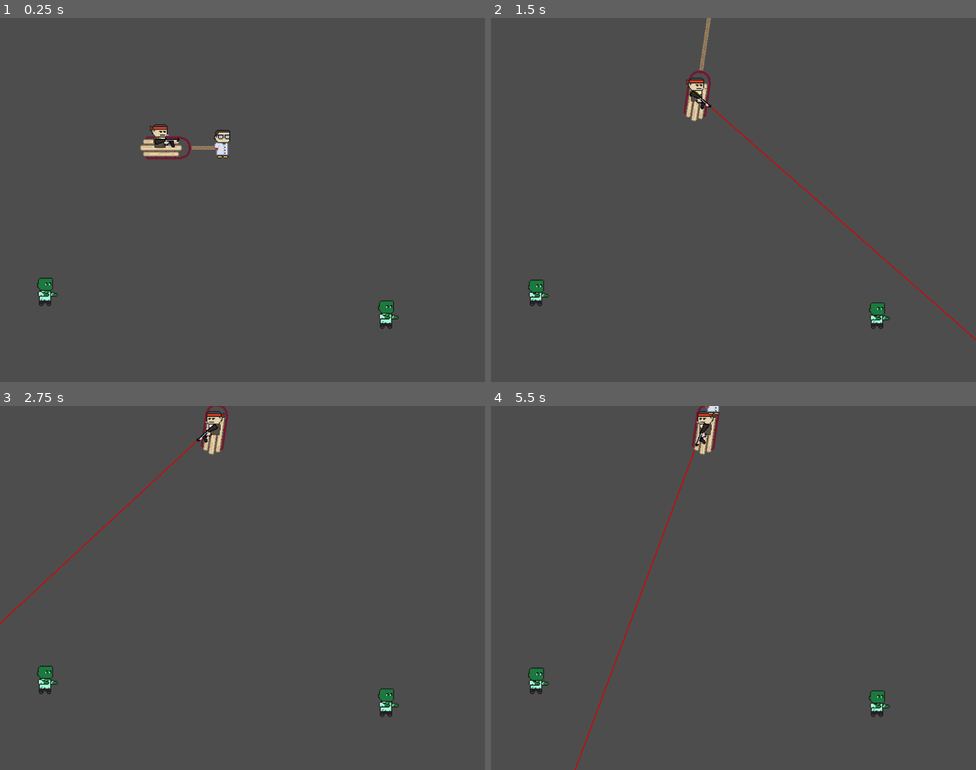
Above: before the commit, frames 1-4 (two rows, left to right).
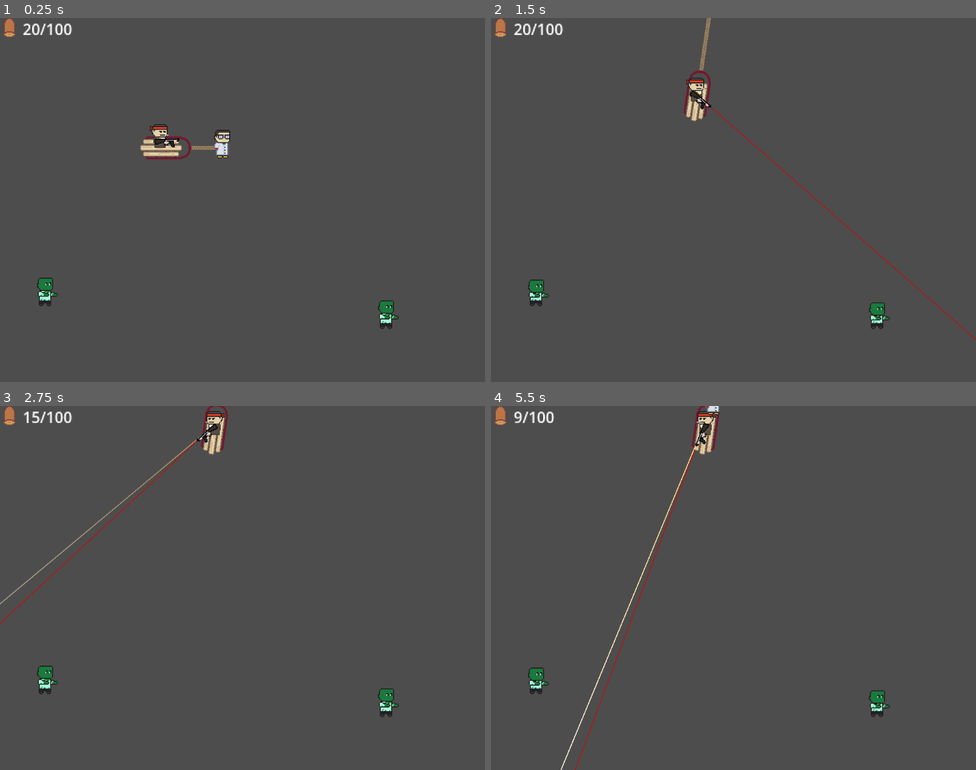
Above: after the commit, the same moments.

Repository: delano-vevo/antigenic-shift
Game: Godot game, scene res://Main.tscn
Two runs of this game, one before a commit and one after it. Both use one fixed random seed, a clock stepped at 60 frames per second and the inputs below.
Inputs (mouse positions are in pixels of both pictures, inside the frame that each line leads up to):
- Up to frame 1 (0.25 s): no input
- Up to frame 2 (1.5 s): tap Enter at 0.5 s; move the mouse to (709, 272) at 0.52 s; press the mouse at (709, 272) at 0.53 s; hold W (move_up) from 0.53 s (still down); move the mouse to (879, 254) at 1.27 s; release the mouse at (879, 254) at 1.28 s; tap Space (shift_player) at 1.35 s
- Up to frame 3 (2.75 s): click (388, 642) at 1.55 s; move the mouse to (97, 533) at 2.02 s; release W (move_up) at 2.03 s; press the mouse at (97, 533) at 2.03 s; hold A (move_left) from 2.03 s (still down)
- Up to frame 4 (5.5 s): move the mouse to (757, 588) at 2.77 s; release the mouse at (757, 588) at 2.78 s; click (757, 588) at 2.85 s; move the mouse to (660, 497) at 3.52 s; release A (move_left) at 3.53 s; press the mouse at (660, 497) at 3.53 s; hold S (move_down) 3.53-4.28 s; tap Space (shift_player) at 3.6, 4.25 s; tap R (reload) at 4.15 s; move the mouse to (840, 569) at 4.27 s; release the mouse at (840, 569) at 4.28 s; hold D (move_right) 4.28-5.03 s; click (840, 569) at 4.35 s; tap Enter at 5 s; move the mouse to (636, 606) at 5.02 s; press the mouse at (636, 606) at 5.03 s; hold W (move_up) from 5.03 s (still down)

The runs differ from the first frame. In frame 1, 0.3% of the frame differs, in the area x 0-15%, y 0-6%; in frame 2, 0.5%; in frame 3, 0.6%; in frame 4, 0.7%, in the area x 0-43%, y 0-100%.

Commit message:
Implemented simple Gunshot class to handle VFX & logic for combat; made enemies die from getting shot; added ammo w/ a simple GUI counter

Diff:
--- a/Entities/Classes/entity.gd
+++ b/Entities/Classes/entity.gd
@@ -6,6 +6,10 @@
 @export var animation_tree: AnimationTree
 @export var state_machine: StateMachine
 
+## Gameplay variables
+@export var max_hp: float = 1.0
+@onready var hp: float = max_hp
+
 ## Initialize
 func _ready() -> void:
 	pass
--- a/Entities/Enemies/BasicZombie/ZombieBasic.tscn
+++ b/Entities/Enemies/BasicZombie/ZombieBasic.tscn
@@ -176,6 +176,7 @@
 animation_player = NodePath("AnimationPlayer")
 animation_tree = NodePath("AnimationTree")
 state_machine = NodePath("ZombieStateMachine")
+max_hp = 3.0
 metadata/_custom_type_script = "uid://dste134fil6fd"
 
 [node name="Sprite2D" type="Sprite2D" parent="." unique_id=2025249128]
--- a/Entities/Enemies/enemy.gd
+++ b/Entities/Enemies/enemy.gd
@@ -9,3 +9,11 @@
 @export var move_speed: float = 1.0
 @export var detect_range: float = 1.0 ## The range at which a zombie will detect a player # TODO: make this line of sight
 @export var lose_range: float = 1.0 ## The range at which a zombie will lose interest and quit chasing a player
+
+## Called from gunshot.gd when this is struck by a bullet; all enemies should have
+## at least this basic functionality for reacting to gunshots
+func get_shot(gunshot: Gunshot) -> void:
+	# The simplest possible "take-damage-then-die" effect
+	hp -= gunshot.damage_amt
+	if (hp <= 0):
+		queue_free()
--- a/Entities/Player/Gunner/Gunner.tscn
+++ b/Entities/Player/Gunner/Gunner.tscn
@@ -1,28 +1,125 @@
 [gd_scene format=3 uid="uid://sellsa1gwmv2"]
 
 [ext_resource type="Script" uid="uid://b2y2q2mtkekw7" path="res://Entities/Player/Gunner/gunner.gd" id="1_wshob"]
+[ext_resource type="PackedScene" uid="uid://6oxi43kdkwqm" path="res://Entities/Player/Gunner/Gunshot.tscn" id="2_32mri"]
 [ext_resource type="Texture2D" uid="uid://cby83rfs7hy2q" path="res://Entities/Player/Assets/pixel_gunner.png" id="2_dmn7r"]
 [ext_resource type="Texture2D" uid="uid://dgo1fjceysf32" path="res://Entities/Player/Assets/rifle.png" id="3_wshob"]
 [ext_resource type="Script" uid="uid://6ro0y8s63tse" path="res://Entities/Player/Gunner/StateMachine/gunner_state_machine.gd" id="4_vxb2f"]
 [ext_resource type="Script" uid="uid://dhpylwkg7rqul" path="res://Entities/Player/Gunner/StateMachine/gunner_state_idle.gd" id="5_b7urb"]
 [ext_resource type="Script" uid="uid://dr8oafyl8avtr" path="res://Entities/Player/Gunner/StateMachine/gunner_state_active.gd" id="6_lbs2c"]
 [ext_resource type="Script" uid="uid://bxp4kftwcottv" path="res://Entities/Player/Gunner/StateMachine/gunner_state_reload.gd" id="7_7yvui"]
+[ext_resource type="Texture2D" uid="uid://c0giomtwckmkf" path="res://GUI/Assets/reload_progress_empty.png" id="9_briys"]
+[ext_resource type="Texture2D" uid="uid://b6y0g786dout2" path="res://GUI/Assets/reload_progress_full.png" id="10_4wdjm"]
 
 [sub_resource type="CapsuleShape2D" id="CapsuleShape2D_briys"]
 radius = 7.0
 height = 24.0
 
-[node name="Gunner" type="CharacterBody2D" unique_id=1909941820 node_paths=PackedStringArray("gun_sprite", "body_sprite", "shoot_ray", "laser_line", "ray_end", "shoot_cooldown_timer", "state_machine")]
+[sub_resource type="Animation" id="Animation_mu8tp"]
+length = 0.001
+tracks/0/type = "value"
+tracks/0/imported = false
+tracks/0/enabled = true
+tracks/0/path = NodePath("RifleSprite:frame")
+tracks/0/interp = 1
+tracks/0/loop_wrap = true
+tracks/0/keys = {
+"times": PackedFloat32Array(0),
+"transitions": PackedFloat32Array(1),
+"update": 1,
+"values": [0]
+}
+tracks/1/type = "value"
+tracks/1/imported = false
+tracks/1/enabled = true
+tracks/1/path = NodePath("RifleSprite:rotation")
+tracks/1/interp = 1
+tracks/1/loop_wrap = true
+tracks/1/keys = {
+"times": PackedFloat32Array(0),
+"transitions": PackedFloat32Array(1),
+"update": 0,
+"values": [0.0]
+}
+
+[sub_resource type="Animation" id="Animation_fuu58"]
+resource_name = "reload_end"
+length = 0.19999999999999998
+tracks/0/type = "value"
+tracks/0/imported = false
+tracks/0/enabled = true
+tracks/0/path = NodePath("RifleSprite:frame")
+tracks/0/interp = 1
+tracks/0/loop_wrap = true
+tracks/0/keys = {
+"times": PackedFloat32Array(0, 0.20000002),
+"transitions": PackedFloat32Array(1, 1),
+"update": 1,
+"values": [1, 0]
+}
+tracks/1/type = "value"
+tracks/1/imported = false
+tracks/1/enabled = true
+tracks/1/path = NodePath("RifleSprite:rotation")
+tracks/1/interp = 1
+tracks/1/loop_wrap = true
+tracks/1/keys = {
+"times": PackedFloat32Array(0.033333335, 0.20000002),
+"transitions": PackedFloat32Array(1, 1),
+"update": 0,
+"values": [-0.34906584, 0.0]
+}
+
+[sub_resource type="Animation" id="Animation_4wdjm"]
+resource_name = "reload_start"
+length = 0.19999999999999998
+tracks/0/type = "value"
+tracks/0/imported = false
+tracks/0/enabled = true
+tracks/0/path = NodePath("RifleSprite:frame")
+tracks/0/interp = 1
+tracks/0/loop_wrap = true
+tracks/0/keys = {
+"times": PackedFloat32Array(0, 0.20000002),
+"transitions": PackedFloat32Array(1, 1),
+"update": 1,
+"values": [0, 1]
+}
+tracks/1/type = "value"
+tracks/1/imported = false
+tracks/1/enabled = true
+tracks/1/path = NodePath("RifleSprite:rotation")
+tracks/1/interp = 1
+tracks/1/loop_wrap = true
+tracks/1/keys = {
+"times": PackedFloat32Array(0, 0.20000002),
+"transitions": PackedFloat32Array(1, 1),
+"update": 0,
+"values": [0.0, -0.34906584]
+}
+
+[sub_resource type="AnimationLibrary" id="AnimationLibrary_mu8tp"]
+_data = {
+&"RESET": SubResource("Animation_mu8tp"),
+&"reload_end": SubResource("Animation_fuu58"),
+&"reload_start": SubResource("Animation_4wdjm")
+}
+
+[node name="Gunner" type="CharacterBody2D" unique_id=1909941820 node_paths=PackedStringArray("gun_sprite", "body_sprite", "shoot_ray", "laser_line", "ray_end", "shoot_cooldown_timer", "reload_timer", "animation_player", "state_machine")]
 collision_mask = 3
 script = ExtResource("1_wshob")
+gunshot = ExtResource("2_32mri")
 gun_sprite = NodePath("RifleSprite")
 body_sprite = NodePath("BodySprite")
 shoot_ray = NodePath("RifleSprite/ShootRay")
 laser_line = NodePath("LaserSight")
 ray_end = NodePath("RifleSprite/RayEnd")
 shoot_cooldown_timer = NodePath("ShootCooldown")
+reload_timer = NodePath("ReloadTimer")
 shot_spread = 6.0
+animation_player = NodePath("AnimationPlayer")
 state_machine = NodePath("GunnerStateMachine")
+max_hp = 10.0
 metadata/_custom_type_script = "uid://y2p1ia4w8xis"
 
 [node name="BodySprite" type="Sprite2D" parent="." unique_id=2094699562]
@@ -34,6 +131,7 @@
 position = Vector2(-1.5, -8.5)
 texture = ExtResource("3_wshob")
 offset = Vector2(9, 3)
+vframes = 2
 
 [node name="RayEnd" type="Node2D" parent="RifleSprite" unique_id=1781437611]
 position = Vector2(518.5, 0.5)
@@ -49,7 +147,7 @@
 position = Vector2(-1.5, -8.5)
 points = PackedVector2Array(0, 0, 500, 0)
 width = 1.0
-default_color = Color(0.86343604, 5.318448e-06, 7.70092e-07, 1)
+default_color = Color(0.8627451, 0, 0, 0.654902)
 
 [node name="GunnerStateMachine" type="Node" parent="." unique_id=2097158008 node_paths=PackedStringArray("idle_state", "active_state", "current_state", "parent")]
 script = ExtResource("4_vxb2f")
@@ -61,11 +159,14 @@
 [node name="Idle" type="Node" parent="GunnerStateMachine" unique_id=1317948993]
 script = ExtResource("5_b7urb")
 
-[node name="Active" type="Node" parent="GunnerStateMachine" unique_id=240525982]
+[node name="Active" type="Node" parent="GunnerStateMachine" unique_id=240525982 node_paths=PackedStringArray("reload_state")]
 script = ExtResource("6_lbs2c")
+reload_state = NodePath("../Reload")
 
-[node name="Reload" type="Node" parent="GunnerStateMachine" unique_id=14891436]
+[node name="Reload" type="Node" parent="GunnerStateMachine" unique_id=14891436 node_paths=PackedStringArray("active_state", "reload_graphic")]
 script = ExtResource("7_7yvui")
+active_state = NodePath("../Active")
+reload_graphic = NodePath("../../ReloadProgress")
 
 [node name="BodyCollider" type="CollisionShape2D" parent="." unique_id=1705142879]
 position = Vector2(0, -12)
@@ -73,3 +174,19 @@
 
 [node name="ShootCooldown" type="Timer" parent="." unique_id=392425825]
 one_shot = true
+
+[node name="ReloadTimer" type="Timer" parent="." unique_id=2101362208]
+one_shot = true
+
+[node name="ReloadProgress" type="TextureProgressBar" parent="." unique_id=314077356]
+visible = false
+offset_left = 12.0
+offset_top = -32.0
+offset_right = 32.0
+offset_bottom = -12.0
+fill_mode = 4
+texture_under = ExtResource("9_briys")
+texture_progress = ExtResource("10_4wdjm")
+
+[node name="AnimationPlayer" type="AnimationPlayer" parent="." unique_id=524238481]
+libraries/ = SubResource("AnimationLibrary_mu8tp")
--- /dev/null
+++ b/Entities/Player/Gunner/Gunshot.tscn
@@ -0,0 +1,70 @@
+[gd_scene format=3 uid="uid://6oxi43kdkwqm"]
+
+[ext_resource type="Script" uid="uid://bv54174l808n4" path="res://Entities/Player/Gunner/gunshot.gd" id="1_t47fl"]
+
+[sub_resource type="Gradient" id="Gradient_t47fl"]
+colors = PackedColorArray(1, 0.8415347, 0.4497832, 1, 1, 1, 1, 1)
+
+[sub_resource type="Animation" id="Animation_7wk0y"]
+length = 0.001
+tracks/0/type = "value"
+tracks/0/imported = false
+tracks/0/enabled = true
+tracks/0/path = NodePath("ShotFXLine:modulate")
+tracks/0/interp = 1
+tracks/0/loop_wrap = true
+tracks/0/keys = {
+"times": PackedFloat32Array(0),
+"transitions": PackedFloat32Array(1),
+"update": 0,
+"values": [Color(1, 1, 1, 1)]
+}
+
+[sub_resource type="Animation" id="Animation_t47fl"]
+resource_name = "fade_out"
+length = 0.19999999999999998
+tracks/0/type = "value"
+tracks/0/imported = false
+tracks/0/enabled = true
+tracks/0/path = NodePath("ShotFXLine:modulate")
+tracks/0/interp = 1
+tracks/0/loop_wrap = true
+tracks/0/keys = {
+"times": PackedFloat32Array(0, 0.06666667),
+"transitions": PackedFloat32Array(1, 1),
+"update": 0,
+"values": [Color(1, 1, 1, 1), Color(1, 1, 1, 0)]
+}
+tracks/1/type = "method"
+tracks/1/imported = false
+tracks/1/enabled = true
+tracks/1/path = NodePath(".")
+tracks/1/interp = 1
+tracks/1/loop_wrap = true
+tracks/1/keys = {
+"times": PackedFloat32Array(0.2),
+"transitions": PackedFloat32Array(1),
+"values": [{
+"args": [],
+"method": &"queue_free"
+}]
+}
+
+[sub_resource type="AnimationLibrary" id="AnimationLibrary_7wk0y"]
+_data = {
+&"RESET": SubResource("Animation_7wk0y"),
+&"fade_out": SubResource("Animation_t47fl")
+}
+
+[node name="Gunshot" type="Node2D" unique_id=135096713 node_paths=PackedStringArray("shot_fx_line", "animation_player")]
+z_index = -1
+script = ExtResource("1_t47fl")
+shot_fx_line = NodePath("ShotFXLine")
+animation_player = NodePath("AnimationPlayer")
+
+[node name="ShotFXLine" type="Line2D" parent="." unique_id=1752319030]
+width = 1.0
+gradient = SubResource("Gradient_t47fl")
+
+[node name="AnimationPlayer" type="AnimationPlayer" parent="." unique_id=984397979]
+libraries/ = SubResource("AnimationLibrary_7wk0y")
--- a/Entities/Player/Gunner/StateMachine/gunner_state_active.gd
+++ b/Entities/Player/Gunner/StateMachine/gunner_state_active.gd
@@ -1,4 +1,7 @@
 extends State
+
+## State links
+@export var reload_state: State
 
 func state_entered(parent: Entity) -> void:
 	parent.laser_line.visible = true
@@ -15,7 +18,7 @@
 	parent.gun_sprite.scale.y = parent.body_sprite.scale.x
 	# Do the graphics for LaserSight using the ShootRay
 	parent.laser_line.clear_points()
-	parent.laser_line.add_point(parent.gun_sprite.global_position - parent.gun_sprite.global_position)
+	parent.laser_line.add_point(Vector2.ZERO)#parent.gun_sprite.global_position - parent.gun_sprite.global_position)
 	var shoot_col = parent.shoot_ray.get_collider()
 	if (shoot_col == null):
 		parent.laser_line.add_point(parent.ray_end.global_position - parent.gun_sprite.global_position)
@@ -25,5 +28,8 @@
 	# Check for shooting input and process
 	if (Input.is_action_pressed("shoot")):
 		parent.try_shoot_gun()
+	# Check for reload input and process
+	if (Input.is_action_just_pressed("reload")):
+		return reload_state
 	# No exit conditions encountered - proceed w/ this state
 	return null
--- a/Entities/Player/Gunner/StateMachine/gunner_state_reload.gd
+++ b/Entities/Player/Gunner/StateMachine/gunner_state_reload.gd
@@ -1 +1,55 @@
 extends State
+
+## Constants
+const RELOAD_END_TRIGGER: float = 0.5 ## The time, in seconds, from the end of the reload timer to trigger the reload_end animation
+
+## State links
+@export var active_state: State
+
+## Editor nodes
+@export var reload_graphic: TextureProgressBar
+
+## Internal variables
+@onready var r_end: bool = false ## Used to prevent multiple triggers of reload_end animation
+
+func state_entered(parent: Entity) -> void:
+	r_end = false
+	parent.laser_line.visible = false
+	parent.animation_player.play("reload_start")
+	# Show the reload time graphic
+	reload_graphic.value = 0
+	reload_graphic.visible = true
+	# Start the reload timer
+	parent.reload_timer.start(parent.reload_time)
+
+func state_exited(parent: Entity) -> void:
+	# Hide the reload time graphic
+	reload_graphic.visible = false
+
+func process(delta: float, parent: Entity) -> State:
+	# Apply reload progress from the timer to the indicator graphic
+	reload_graphic.value = ((parent.reload_time - parent.reload_timer.time_left) / parent.reload_time) * 100 # Convert to percentage
+	# Poll the parent's reload timer to see if it's done
+	if (parent.reload_timer.is_stopped()):
+		# Reload complete - apply to the parent
+		# Handled here rather than state-exited to prevent abusing the shift mechanic
+		# TODO: is this full-clip-reload thing the move? It seems like it might be a cool way to
+		# add tension, but people might hate it :( playtest with this some more in the future
+		if (parent.bullets >= parent.clip_size):
+			parent.bullets -= parent.clip_size
+			parent.clip_current = parent.clip_size
+		else:
+			# Load all remaining bullets
+			parent.clip_current = parent.bullets
+			parent.bullets = 0
+		# Update the GUI in the main scene
+		get_tree().get_current_scene().update_ammo_counter()
+		# Return to active state
+		return active_state
+	else:
+		# Check remaining timer duration to trigger reload_end animation
+		if (parent.reload_timer.time_left <= RELOAD_END_TRIGGER and !r_end):
+			parent.animation_player.play("reload_end")
+			r_end = true
+		# Continue reloading
+		return null
--- a/Entities/Player/Gunner/gunner.gd
+++ b/Entities/Player/Gunner/gunner.gd
@@ -1,4 +1,7 @@
 extends Entity
+
+## Linked scenes
+@export var gunshot: PackedScene
 
 ## Editor nodes
 @export var gun_sprite: Sprite2D
@@ -7,10 +10,15 @@
 @export var laser_line: Line2D
 @export var ray_end: Node2D
 @export var shoot_cooldown_timer: Timer
+@export var reload_timer: Timer
 
 ## Gameplay variables
 @export var shot_spread: float = 10.0 ## The angle, in degrees, of possible shot spread when firing
-@export var shoot_cooldown: float = 0.5 ## The minimum time in seconds between consecutive gunshots
+@export var shoot_cooldown: float = 0.2 ## The minimum time in seconds between consecutive gunshots
+@export var clip_size: int = 20 ## The amount of bullets in a full clip
+@onready var clip_current: int = clip_size ## The amount of bullets currently loaded into the clip
+@export var bullets: int = 100.0 ## The total amount of bullets currently in posession
+@export var reload_time: float = 2.0 ## The time, in seconds, a reload takes
 
 ## Initialize
 func _ready() -> void:
@@ -19,22 +27,17 @@
 ## Called to fire a shot from the gun using RayCast2D
 ## Return indicates success or failure of attempted gunshot
 func try_shoot_gun() -> bool:
-	# Check if the cooldown is active
-	if (shoot_cooldown_timer.is_stopped()):
-		print("Shooting gun!")
-		# Generate a new raycast for checking the shot
-		var this_shot_ray = shoot_ray.duplicate()
-		gun_sprite.add_child(this_shot_ray)
-		this_shot_ray.enabled = true
-		this_shot_ray.rotation_degrees += randf_range(-(shot_spread/2), shot_spread/2)
-		this_shot_ray.force_raycast_update()
-		# Do a gunshot at the endpoint of the ray
-		var hit = this_shot_ray.get_collider()
-		if (hit != null):
-			print(hit) # TODO: add actual hit effects here
-		# Remove the duplicate ray
-		this_shot_ray.queue_free()
-		# Set the cooldown timer
+	# Check if the cooldown is active & the gun is loaded
+	if (shoot_cooldown_timer.is_stopped() and clip_current > 0):
+		# Generate a new gunshot for checking the shot
+		var this_shot = gunshot.instantiate()
+		gun_sprite.add_child(this_shot)
+		this_shot.shoot(shoot_ray.duplicate(), shot_spread)
+		# Reset the gun's cooldown
 		shoot_cooldown_timer.start(shoot_cooldown)
+		# Expend a bullet
+		clip_current -= 1
+		# Update the GUI in the main scene
+		get_tree().get_current_scene().update_ammo_counter()
 	# If no success case has been encountered, indicate failure
 	return false
--- /dev/null
+++ b/Entities/Player/Gunner/gunshot.gd
@@ -0,0 +1,50 @@
+class_name Gunshot
+extends Node2D
+## Encapsulates all of the logic (raycast, hit signals, particles, etc.) for a gunshot
+
+## Editor nodes
+@export var shot_fx_line: Line2D ## A Line used to render a simple line effect to show gunshots
+@export var animation_player: AnimationPlayer ## Used to animate the fading effect on the VFX
+
+## Gameplay variables
+@onready var damage_amt: float = 1.0 ## The amount of damage this gunshot will do to whatever it hits
+
+## Called to process the gunshot; return indicates whether the bullet hit
+## Takes a RayCast2D corresponding to the trajectory of the bullet as an argument
+## Takes a floating point value for shot_spread to generate a random offset in angle
+## for the bullet to simulate the bullet spread of rapid-fire shooting; defaults to none
+func shoot(shoot_ray: RayCast2D, shot_spread: float = 0.0) -> bool:
+	add_child(shoot_ray)
+	shoot_ray.enabled = true
+	if (shot_spread != 0):
+		shoot_ray.rotation_degrees += randf_range(-(shot_spread/2), shot_spread/2)
+	# Update the raycast to check for a hit
+	shoot_ray.force_raycast_update()
+	var hit = shoot_ray.get_collider()
+	# Use the node's Line to provide basic VFX
+	shot_fx_line.clear_points()
+	#print("shoot ray rotation " + str(shoot_ray.rotation_degrees))
+	#print("Gunshot rotation : " + str(rotation_degrees))
+	shot_fx_line.rotation = shoot_ray.rotation
+	#print("Rotation degrees: " + str(shot_fx_line.rotation_degrees))
+	shot_fx_line.add_point(Vector2.ZERO)
+	# Add the second line point either at the raycast end (on a miss) or the hit point (on a hit)
+	if (hit == null):
+		shot_fx_line.add_point(shoot_ray.target_position)
+	else:
+		# Set the second point as a simple Vector2(x, 0) where x = distance from node's position
+		# to the point of impact; the inherited rotation on this node will apply the Y naturally
+		shot_fx_line.add_point(Vector2(self.global_position.distance_to(shoot_ray.get_collision_point()), 0))
+	# Play the fadeout animation (also responsible for calling queue_free() on animation end)
+	animation_player.play("fade_out")
+	# If an object was hit, apply hit logic
+	if (hit != null):
+		# Apply effects to the hit node
+		# The hit object MUST have implemented the method get_shot() in order for this to have an effect
+		if (hit.has_method("get_shot")):
+			hit.get_shot(self)
+		# TODO: maybe add an 'else' here with some kind of default particles/behavior?
+		# Delete this node and indicate success
+		return true
+	# No hits detected - delete this node and return false
+	return false
--- a/Entities/Player/Scientist/Scientist.tscn
+++ b/Entities/Player/Scientist/Scientist.tscn
@@ -291,6 +291,7 @@
 animation_player = NodePath("AnimationPlayer")
 animation_tree = NodePath("AnimationTree")
 state_machine = NodePath("ScientistStateMachine")
+max_hp = 10.0
 metadata/_custom_type_script = "uid://y2p1ia4w8xis"
 
 [node name="BodySprite" type="Sprite2D" parent="." unique_id=713036713]
--- /dev/null
+++ b/GUI/AmmoCounter.tscn
@@ -0,0 +1,23 @@
+[gd_scene format=3 uid="uid://b80qklw4og6fp"]
+
+[ext_resource type="Script" uid="uid://bkai34acna5i2" path="res://GUI/ammo_counter.gd" id="1_bg3e0"]
+[ext_resource type="Texture2D" uid="uid://dlq7m5phxeubm" path="res://GUI/Assets/bullet.png" id="2_nlnqh"]
+
+[node name="AmmoCounter" type="Control" unique_id=269784810 node_paths=PackedStringArray("amt_label")]
+layout_mode = 3
+anchors_preset = 0
+script = ExtResource("1_bg3e0")
+amt_label = NodePath("HBoxContainer/AmmoCountLabel")
+
+[node name="HBoxContainer" type="HBoxContainer" parent="." unique_id=1645804580]
+layout_mode = 0
+offset_right = 80.0
+offset_bottom = 23.0
+
+[node name="AmmoIcon" type="TextureRect" parent="HBoxContainer" unique_id=887335505]
+layout_mode = 2
+texture = ExtResource("2_nlnqh")
+stretch_mode = 2
+
+[node name="AmmoCountLabel" type="Label" parent="HBoxContainer" unique_id=121558994]
+layout_mode = 2
--- /dev/null
+++ b/GUI/GUI.tscn
@@ -0,0 +1,17 @@
+[gd_scene format=3 uid="uid://cepa6r8alwr13"]
+
+[ext_resource type="Script" uid="uid://ccunuihm8nopg" path="res://GUI/gui.gd" id="1_17ifr"]
+[ext_resource type="PackedScene" uid="uid://b80qklw4og6fp" path="res://GUI/AmmoCounter.tscn" id="2_1x7qj"]
+
+[node name="GUI" type="Control" unique_id=1919894194 node_paths=PackedStringArray("ammo_counter")]
+layout_mode = 3
+anchors_preset = 15
+anchor_right = 1.0
+anchor_bottom = 1.0
+grow_horizontal = 2
+grow_vertical = 2
+script = ExtResource("1_17ifr")
+ammo_counter = NodePath("AmmoCounter")
+
+[node name="AmmoCounter" parent="." unique_id=269784810 instance=ExtResource("2_1x7qj")]
+layout_mode = 0
--- /dev/null
+++ b/GUI/ammo_counter.gd
@@ -0,0 +1,21 @@
+extends Control
+## Implements an ammo counter GUI element
+## For now, just uses a very simple Label node to display for prototyping purposes
+
+## Editor nodes
+@export var amt_label: Label
+
+## Gameplay variables
+## Track the ammo amounts internally when updated via mutator methods below
+@onready var ammo_clip: int = 0
+@onready var ammo_total: int = 0
+
+## Set the amount of ammo in the current clip in the GUI element
+func set_ammo_clip(amount: int) -> void:
+	ammo_clip = amount
+	amt_label.set_text(str(ammo_clip) + "/" + str(ammo_total))
+
+## Set the amount of TOTAL ammo owned by the player in the GUI element
+func set_ammo_total(amount: int) -> void:
+	ammo_total = amount
+	amt_label.set_text(str(ammo_clip) + "/" + str(ammo_total))
--- /dev/null
+++ b/GUI/gui.gd
@@ -0,0 +1,5 @@
+extends Control
+## Top-level parent for the Control nodes in the game's GUILayer
+
+## Editor nodes
+@export var ammo_counter: Control
--- a/Main.tscn
+++ b/Main.tscn
@@ -6,10 +6,12 @@
 [ext_resource type="PackedScene" uid="uid://yv6c1tgprboc" path="res://Entities/Player/Sled.tscn" id="4_fos0i"]
 [ext_resource type="PackedScene" uid="uid://sellsa1gwmv2" path="res://Entities/Player/Gunner/Gunner.tscn" id="5_fos0i"]
 [ext_resource type="PackedScene" uid="uid://cqhesercpyg1q" path="res://Entities/Enemies/BasicZombie/ZombieBasic.tscn" id="6_3dxm6"]
+[ext_resource type="PackedScene" uid="uid://cepa6r8alwr13" path="res://GUI/GUI.tscn" id="7_lgr22"]
 
-[node name="Main" type="Node2D" unique_id=835620412 node_paths=PackedStringArray("player_controller")]
+[node name="Main" type="Node2D" unique_id=835620412 node_paths=PackedStringArray("player_controller", "gui")]
 script = ExtResource("1_glv2v")
 player_controller = NodePath("PlayerController")
+gui = NodePath("GUILayer/GUI")
 
 [node name="PlayerController" parent="." unique_id=279444740 node_paths=PackedStringArray("scientist", "gunner", "sled") instance=ExtResource("2_uu6xs")]
 scientist = NodePath("../Scientist")
@@ -37,3 +39,9 @@
 
 [node name="Zombie2" parent="." unique_id=375825464 instance=ExtResource("6_3dxm6")]
 position = Vector2(408, 312)
+
+[node name="GUILayer" type="CanvasLayer" parent="." unique_id=359143252]
+scale = Vector2(2, 2)
+transform = Transform2D(2, 0, 0, 2, 0, 0)
+
+[node name="GUI" parent="GUILayer" unique_id=1919894194 instance=ExtResource("7_lgr22")]
--- a/main.gd
+++ b/main.gd
@@ -3,6 +3,11 @@
 
 ## Editor nodes
 @export var player_controller: Node2D
+@export var gui: Control
+
+## Initialize the game
+func _ready() -> void:
+	update_ammo_counter()
 
 ## Determines the nearest player entity (between gunner & scientist) to a specific
 ## GLOBAL position within world space and returns it (or null if an error is encountered)
@@ -13,3 +18,8 @@
 		return player_controller.scientist
 	else:
 		return player_controller.gunner
+
+## Sends updated ammo data from the player to the GUI layer
+func update_ammo_counter() -> void:
+	gui.ammo_counter.set_ammo_clip(player_controller.gunner.clip_current)
+	gui.ammo_counter.set_ammo_total(player_controller.gunner.bullets)
Binary file added: Aseprite/GUI/reload_progress.aseprite
Binary file added: Aseprite/bullet.aseprite
Binary file changed: Aseprite/rifle.aseprite
Binary file changed: Entities/Player/Assets/rifle.png
Not shown, added: Entities/Player/Gunner/gunshot.gd.uid
Binary file added: GUI/Assets/bullet.png
Not shown, added: GUI/Assets/bullet.png.import
Binary file added: GUI/Assets/reload_progress_empty.png
Not shown, added: GUI/Assets/reload_progress_empty.png.import
Binary file added: GUI/Assets/reload_progress_full.png
Not shown, added: GUI/Assets/reload_progress_full.png.import
Not shown, added: GUI/ammo_counter.gd.uid
(and 1 more such lines)
